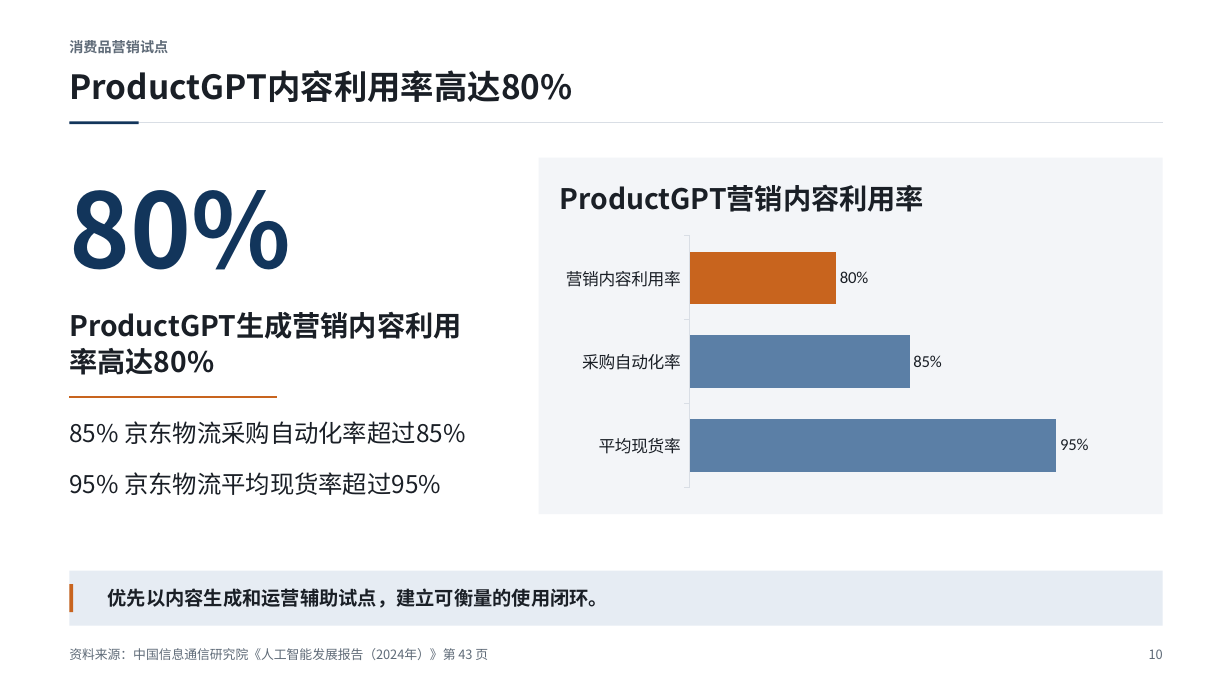
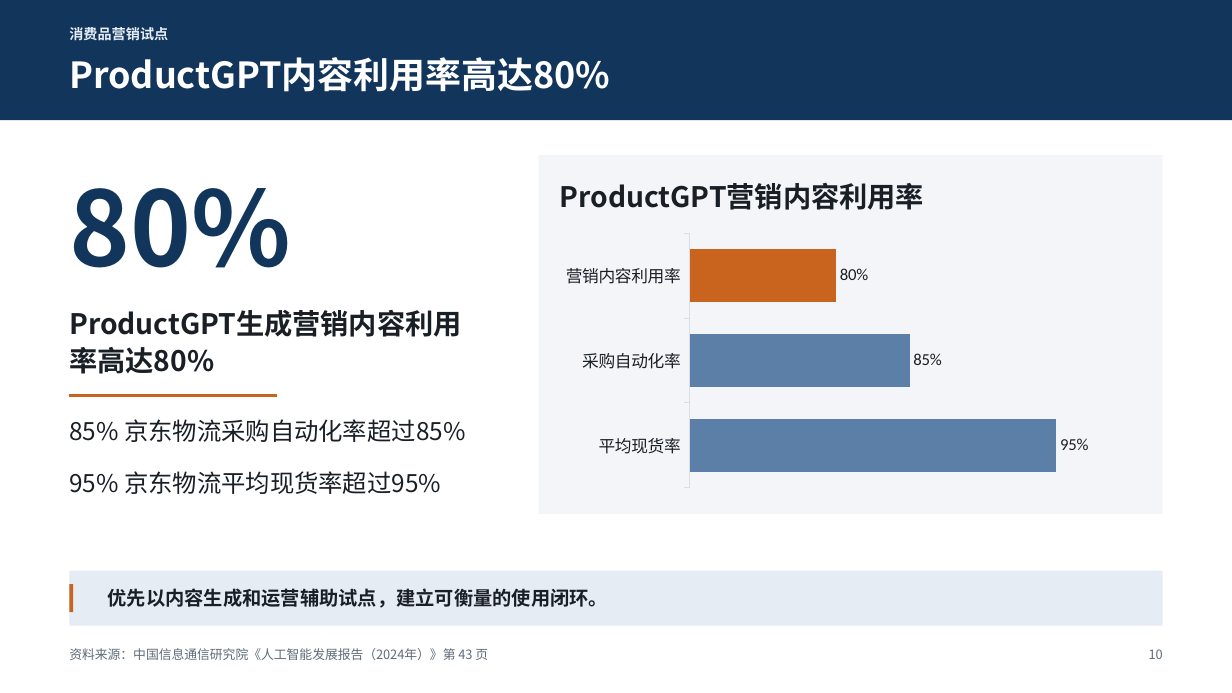
Before and after one commit to Liyilin66/ppt-agent, a slide deck: slide 10 of examples/caict-2024-sample.pptx. Drawn at 1232x693 pixels with LibreOffice and Linux fonts; fonts in the diff are those of the drawing. Boxes give left, top, right and bottom in pixels: in the first picture for what was removed or moved away, otherwise in the second. Text is boxed around its words. In the diff, an @@ line names an element or a change of style, - is before the commit and + after.

```diff
--- a/examples/caict-2024-sample.pptx
+++ b/examples/caict-2024-sample.pptx
@@ rectangle added at (0,0,1232,120), fill #12355B @@
@@ text "消费品营销试点": place and size @@
-text "消费品营销试点" at (69,40,168,53)
+text "消费品营销试点" at (69,27,168,40)
@@ text "消费品营销试点" at (69,27,168,40): text colour #5F6B78 to #E6ECF3 @@
@@ text "ProductGPT内容利用率高达80%": place and size @@
-text "ProductGPT内容利用率高达80%" at (69,70,572,102)
+text "ProductGPT内容利用率高达80%" at (69,57,610,92)
@@ text "ProductGPT内容利用率高达80%" at (69,57,610,92): size 26 to 28 pt, text colour #1A1F26 to #FFFFFF; line spacing 31.2pt to 33.6pt @@
@@ line removed from (69, 123) to (1163, 123) @@
@@ rectangle removed at (69,121,139,124) @@
```
Also in this commit, not shown: 10 other slides changed, 6 other files.
